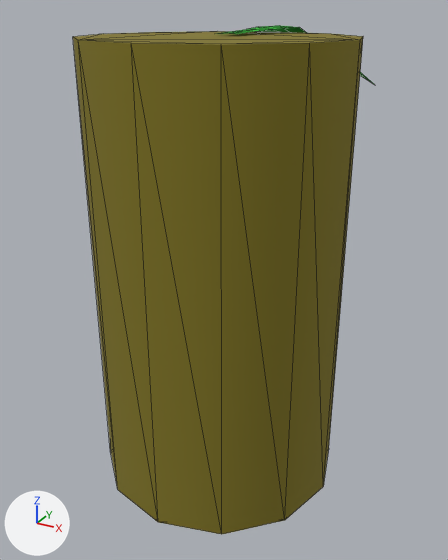
A saved change to the glTF model models/tank.glb.
One viewpoint serves both versions: a camera (50 mm lens) standing at (2.25, -4.01, 1.95) and looking at (-0.14, 0.33, -0.22). Every picture has the same lights, and +X, +Y and +Z are marked at lower left. Mesh edges are drawn as thin lines. Where no turn or scale is listed for an object, it has been applied to the vertices.
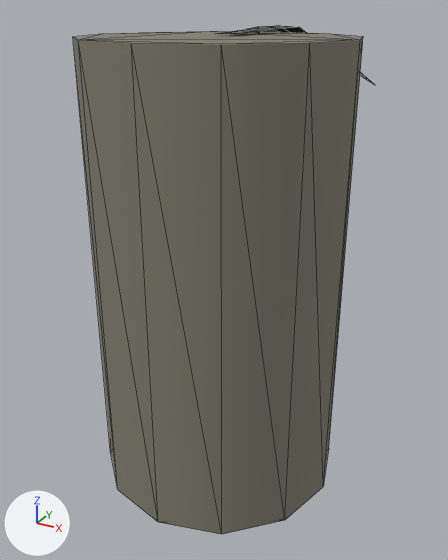
Location of each change, (x1, y1, x2, y2) in pixels of the pictures (448 x 560 px):
```json
{"object": "Cylinder", "change": "recoloured", "before": [73, 26, 369, 534], "after": [73, 26, 369, 534]}
```

The change, as JSON lines over the scene's bpy script:
```json
{"op": "set", "path": "mat_tank.base_color", "old": "(0.22, 0.18, 0.0145)", "new": "(0.22, 0.213, 0.162)", "note": "yellow #817620 -> grey #817f70"}
{"op": "set", "path": "mat_demon.base_color", "old": "(0.0165, 0.497, 0.02)", "new": "(0.0, 0.0, 0.0)", "note": "green #23bb27 -> black #000000"}
```
